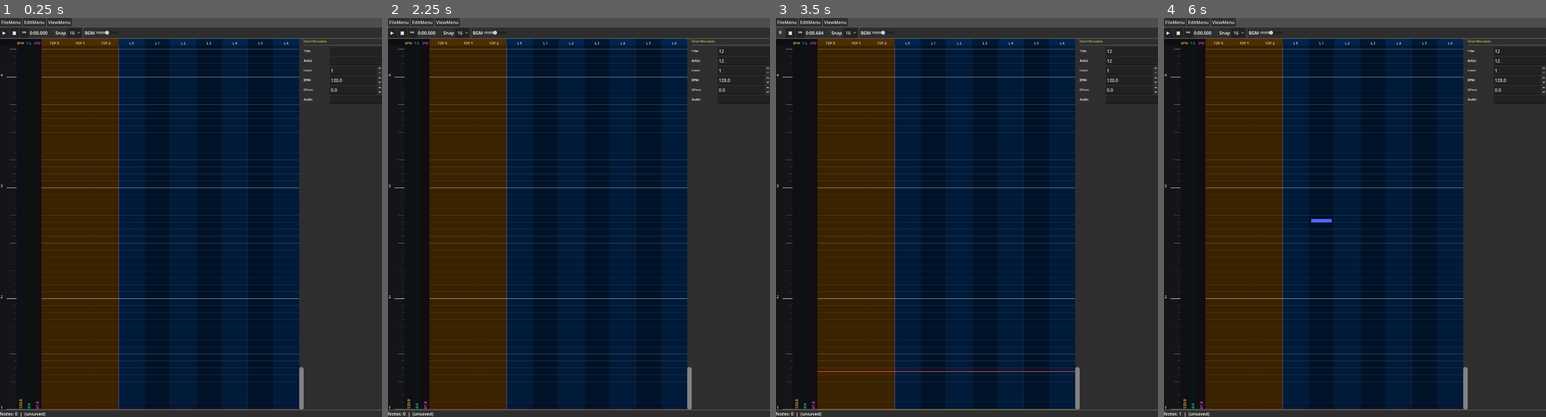
Above: before the commit, frames 1-4 (left to right).
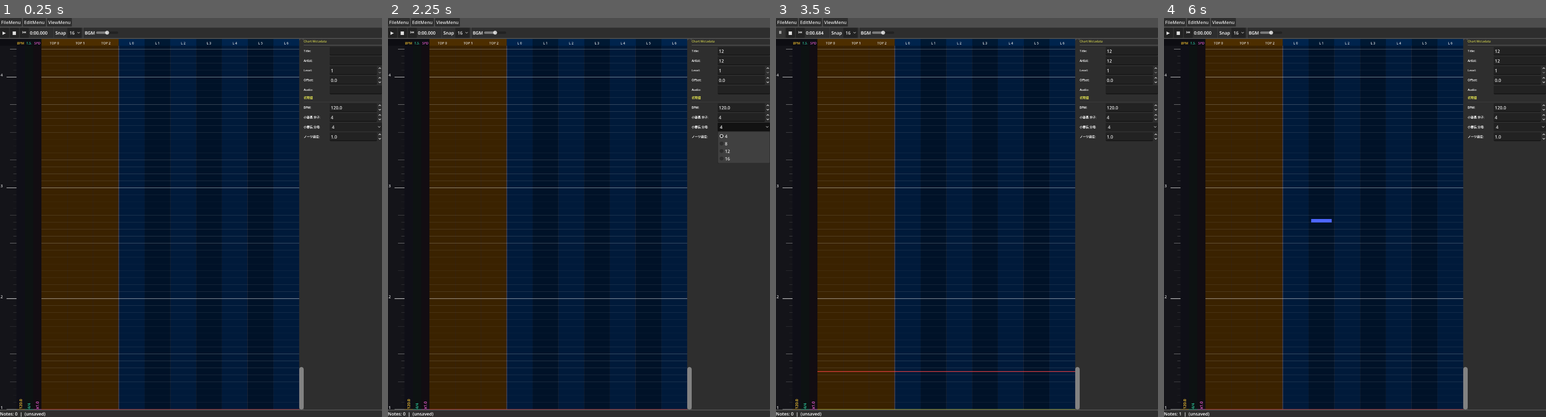
Above: after the commit, the same moments.

Repository: t1a1k1u1/hockey-chart-editor
Game: Godot game, scene res://scenes/ChartEditor.tscn
The game is run twice, just before and just after one commit, with the same random seed, the same clock (stepped at 60 frames per second) and the same inputs.
Inputs (mouse positions are in pixels of both pictures, inside the frame that each line leads up to):
- Up to frame 1 (0.25 s): no input
- Up to frame 2 (2.25 s): click (743, 49) at 0.52 s; type "12" at 0.6 s; click (743, 61) at 0.75 s; type "12" at 0.83 s; click "16" at 1.25 s; click (743, 125) at 2 s, where only the run after the commit has a clickable "4"
- Up to frame 3 (3.5 s): click "▶" at 2.75 s
- Up to frame 4 (6 s): click "⏸" at 3.5 s; click "■" at 4.25 s; click "⏮" at 5 s; tap Enter at 5.75 s; drag from (1312, 225) to (1393, 129) at 5.77 s

The runs differ from the first frame. In frame 1, 0.2% of the frame differs, in the area x 79-100%, y 15-31%; in frame 2, 0.5%, in the area x 79-100%, y 15-36%; in frame 3, 0.2%; in frame 4, 0.2%.

Commit message:
feat: プロパティパネルにBPM・小節長・ノーツ速度の初期値編集欄を追加
ノート未選択時のメタデータ表示に「初期値」セクションを追加し、
bpm_changes[0] / time_sig_changes[0] / speed_changes[0] を直接編集できるようにした。

Co-Authored-By: Claude Sonnet 4.6 <noreply@anthropic.com>

Diff:
--- a/scripts/PropertyPanel.gd
+++ b/scripts/PropertyPanel.gd
@@ -147,15 +147,6 @@
 	level_spin.value_changed.connect(_on_meta_numeric_changed.bind("level", true))
 	_build_row("Level:", level_spin)
 
-	# bpm
-	var bpm_spin = SpinBox.new()
-	bpm_spin.min_value = 1.0
-	bpm_spin.max_value = 9999.0
-	bpm_spin.step = 0.001
-	bpm_spin.value = meta.get("bpm", 120.0)
-	bpm_spin.value_changed.connect(_on_meta_numeric_changed.bind("bpm", false))
-	_build_row("BPM:", bpm_spin)
-
 	# offset
 	var offset_spin = SpinBox.new()
 	offset_spin.min_value = -10.0
@@ -170,6 +161,53 @@
 	audio_edit.text = meta.get("audio", "")
 	audio_edit.text_changed.connect(_on_meta_text_changed.bind("audio"))
 	_build_row("Audio:", audio_edit)
+
+	# --- 初期値 (bpm_changes[0] / time_sig_changes[0] / speed_changes[0]) ---
+	_build_section_label("初期値")
+
+	# BPM → bpm_changes[0].bpm
+	var bpm_changes = meta.get("bpm_changes", [{"time": 0.0, "bpm": 120.0}])
+	var bc0 = bpm_changes[0] if not bpm_changes.is_empty() else {"bpm": 120.0}
+	var bpm_spin = SpinBox.new()
+	bpm_spin.min_value = 1.0
+	bpm_spin.max_value = 9999.0
+	bpm_spin.step = 0.001
+	bpm_spin.value = bc0.get("bpm", 120.0)
+	bpm_spin.value_changed.connect(_on_bpm_change_field_changed.bind(0, "bpm"))
+	_build_row("BPM:", bpm_spin)
+
+	# 小節長 → time_sig_changes[0].numerator / denominator
+	var ts_changes = meta.get("time_sig_changes", [{"time": 0.0, "numerator": 4, "denominator": 4}])
+	var tc0 = ts_changes[0] if not ts_changes.is_empty() else {"numerator": 4, "denominator": 4}
+	var num_spin = SpinBox.new()
+	num_spin.min_value = 1
+	num_spin.max_value = 32
+	num_spin.step = 1
+	num_spin.value = tc0.get("numerator", 4)
+	num_spin.value_changed.connect(_on_ts_field_changed.bind(0, "numerator"))
+	_build_row("小節長 分子:", num_spin)
+	var den_opt = OptionButton.new()
+	den_opt.add_item("4", 0)
+	den_opt.add_item("8", 1)
+	den_opt.add_item("12", 2)
+	den_opt.add_item("16", 3)
+	var denoms = [4, 8, 12, 16]
+	var den_idx = denoms.find(tc0.get("denominator", 4))
+	if den_idx >= 0:
+		den_opt.selected = den_idx
+	den_opt.item_selected.connect(_on_ts_denom_selected.bind(0))
+	_build_row("小節長 分母:", den_opt)
+
+	# ノーツ速度 → speed_changes[0].speed
+	var speed_changes = meta.get("speed_changes", [{"time": 0.0, "speed": 1.0}])
+	var sc0 = speed_changes[0] if not speed_changes.is_empty() else {"speed": 1.0}
+	var speed_spin = SpinBox.new()
+	speed_spin.min_value = 0.1
+	speed_spin.max_value = 10.0
+	speed_spin.step = 0.1
+	speed_spin.value = sc0.get("speed", 1.0)
+	speed_spin.value_changed.connect(_on_speed_change_field_changed.bind(0, "speed"))
+	_build_row("ノーツ速度:", speed_spin)
 
 # -----------------------------------------------------------------------
 # BPM change section
